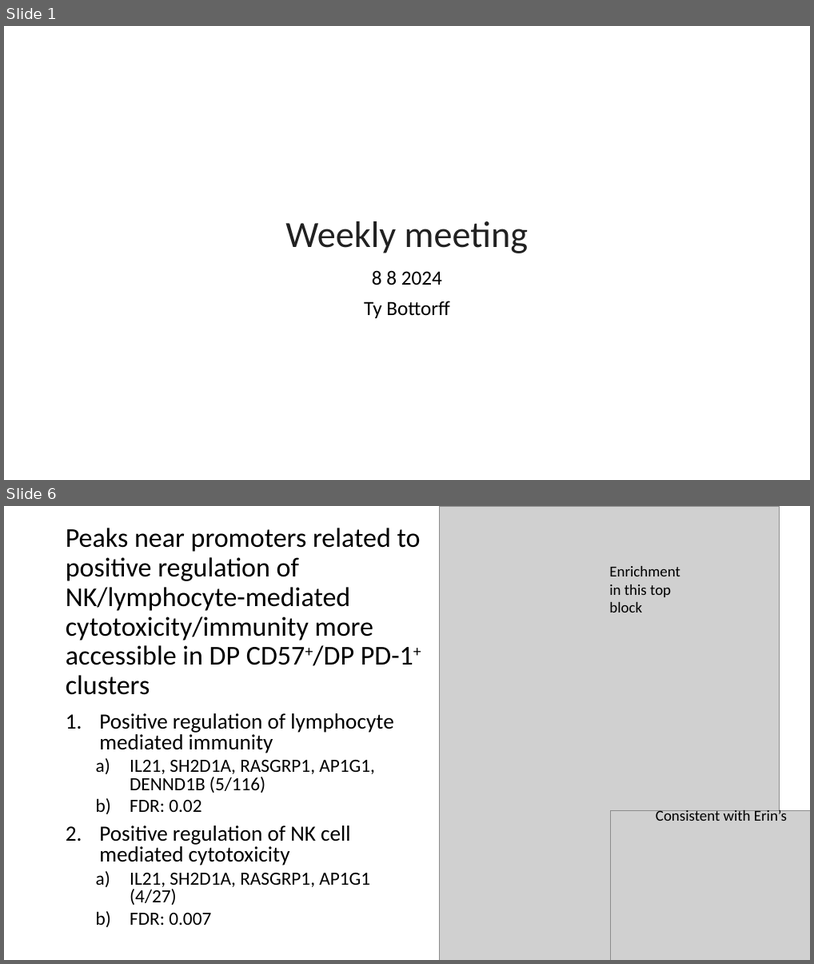
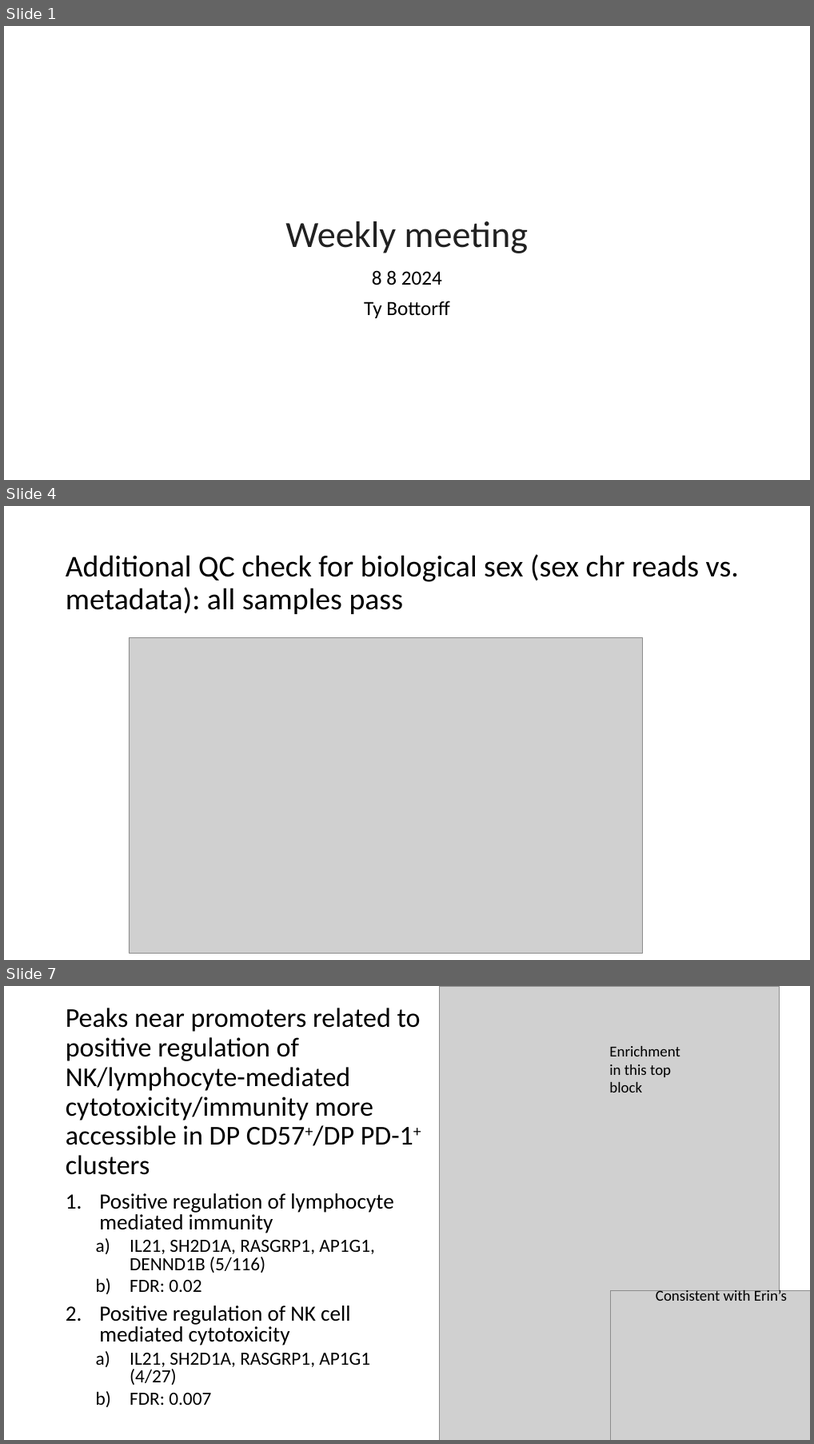
Before and after one commit to tybottorff/bottorffdocs, a slide deck: presentations/weekly_meetings/8_8_24.pptx. Shown one above the other, each under a label of ours: slides 1 and 6 before the commit, slides 1, 4 and 7 after it; the slides between them are not shown. The pictures are 814x964 and 814x1444 pixels, drawn with LibreOffice and Linux fonts; fonts in the diff are those of the drawing; grey boxes stand for pictures. Boxes give left, top, right and bottom in pixels: in the first picture for what was removed or moved away, otherwise in the second. Text is boxed around its words. In the diff, an @@ line names an element or a change of style, - is before the commit and + after.

```diff
--- a/presentations/weekly_meetings/8_8_24.pptx
+++ b/presentations/weekly_meetings/8_8_24.pptx
@@ slide 4 added at <box>4,506,810,960</box>, background #FFFFFF @@
@@ title added at <box>66,554,739,614</box>, 36 pt, text #000000 @@
+Additional QC check for biological sex (sex chr reads vs. metadata): all samples pass
@@ picture added at <box>129,637,643,952</box> @@
@@ what was slide 6 is now slide 7 @@
```
Also in this commit, not shown: 6 slides changed, 1 other slide added, 1 slide removed.
